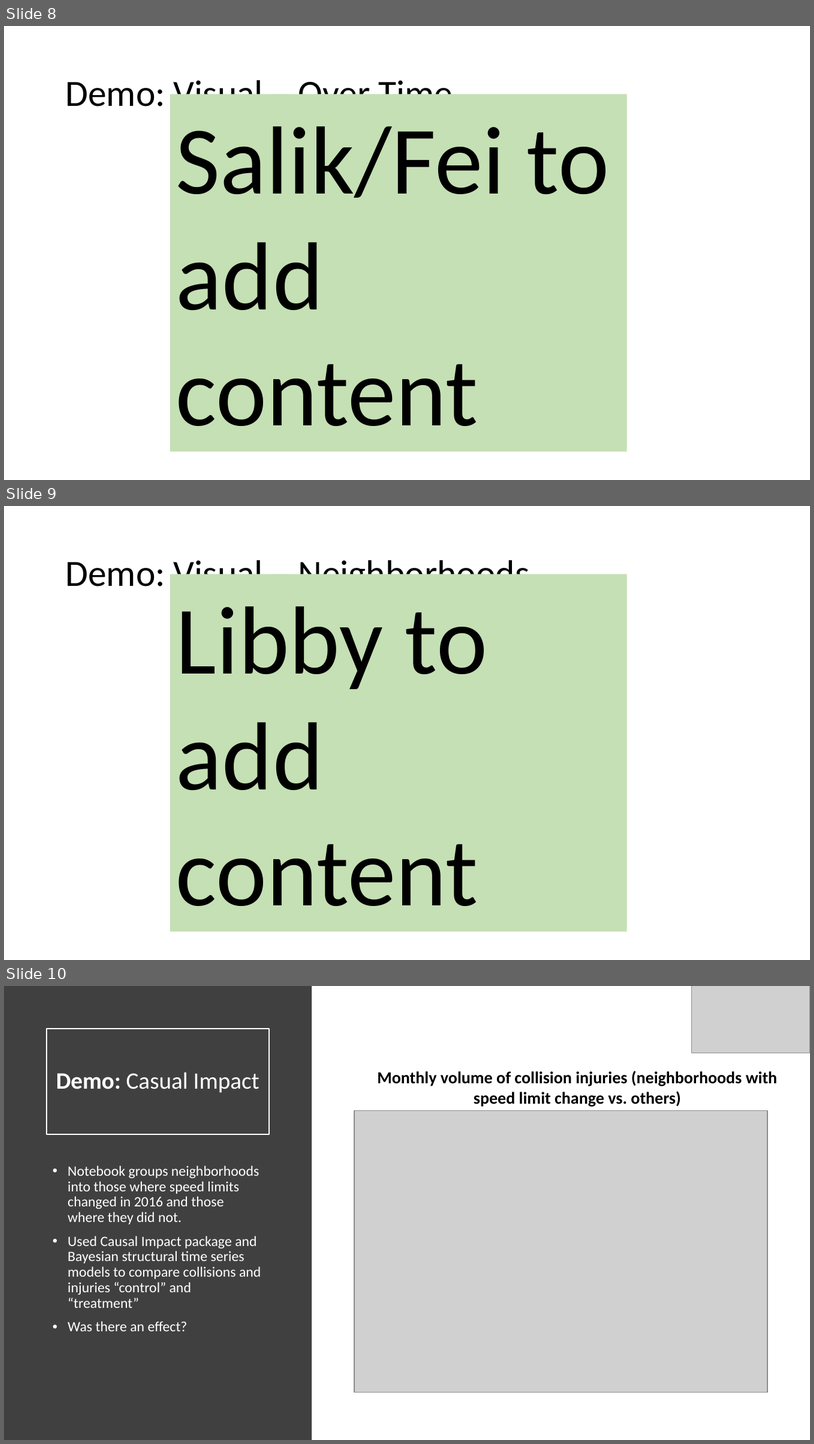
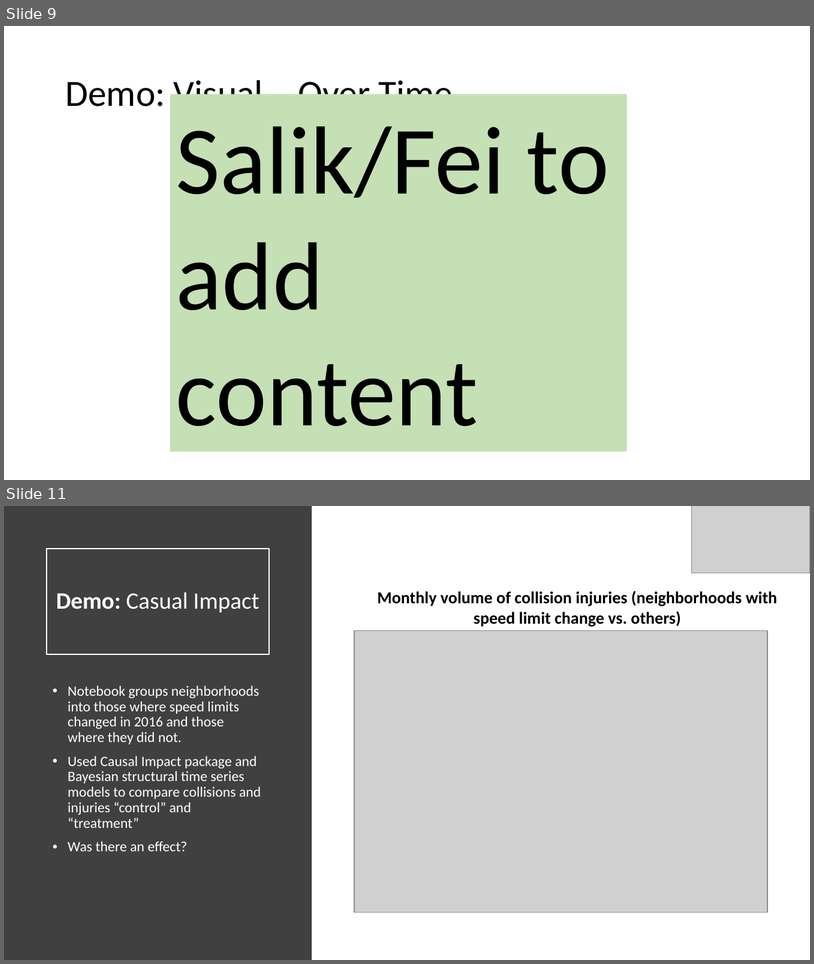
Before and after one commit to gdc3000/wa_collisions, a slide deck: doc/wa_collisions_final_presentation.pptx. Shown one above the other, each under a label of ours: slides 8, 9 and 10 before the commit, slides 9 and 11 after it; the slides between them are not shown. The pictures are 814x1444 and 814x964 pixels, drawn with LibreOffice and Linux fonts; fonts in the diff are those of the drawing; grey boxes stand for pictures. Boxes give left, top, right and bottom in pixels: in the first picture for what was removed or moved away, otherwise in the second. Text is boxed around its words. In the diff, an @@ line names an element or a change of style, - is before the commit and + after.

```diff
--- a/doc/wa_collisions_final_presentation.pptx
+++ b/doc/wa_collisions_final_presentation.pptx
@@ slide 9 removed at [4,506,810,960], background #FFFFFF @@
@@ title removed at [65,555,530,586] @@
-Demo: Visual – Neighborhoods
@@ rectangle removed at [170,574,628,931] @@
-Libby to add content
@@ what was slide 8 is now slide 9 @@
@@ what was slide 10 is now slide 11 @@
```
Also in this commit, not shown: 2 slides changed, 3 slides added, 3 other files.
